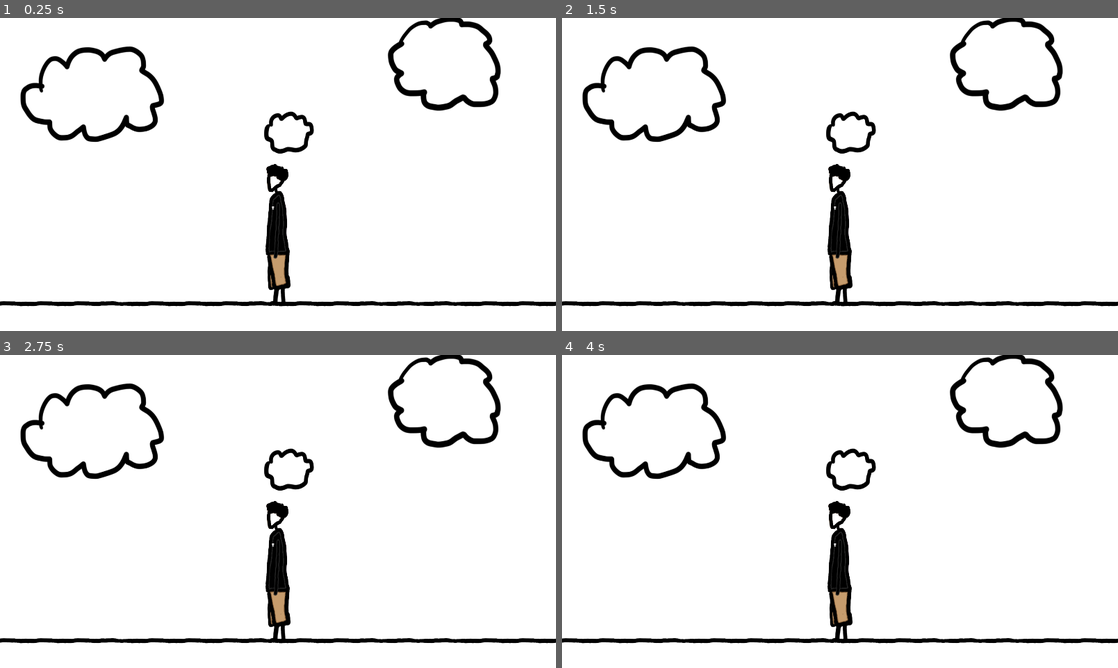
Above: before the commit, frames 1-4 (two rows, left to right).
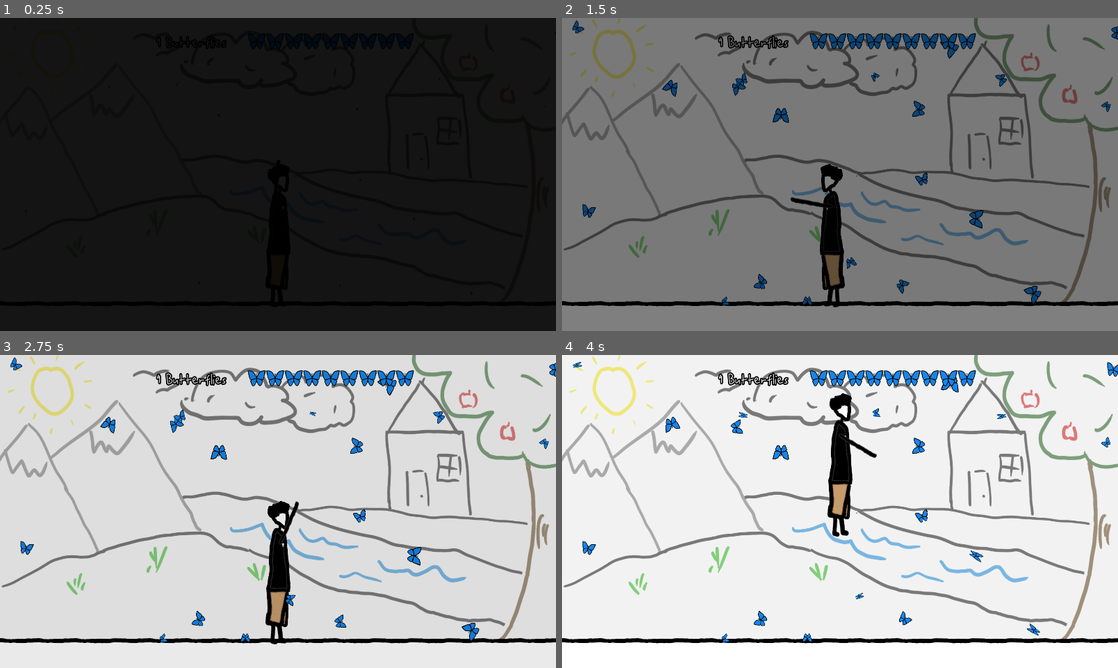
Above: after the commit, the same moments.

Repository: Wish-Granted/Godot-1st-Anniversary-Game
Game: Godot game, scene res://internal/butterflies/Scenes/game_butterfly.tscn
Two runs of this game, one before a commit and one after it. Both use one fixed random seed, a clock stepped at 60 frames per second and the inputs below. Before the commit the project starts from res://internal/butterflies/Scenes/game_butterfly_manager.tscn.
Inputs (mouse positions are in pixels of both pictures, inside the frame that each line leads up to):
- Up to frame 1 (0.25 s): no input
- Up to frame 2 (1.5 s): move the mouse to (962, 158) at 0.52 s; press the mouse at (962, 158) at 0.53 s; move the mouse to (728, 190) at 1.27 s; release the mouse at (728, 190) at 1.28 s; tap A (A) at 1.35 s
- Up to frame 3 (2.75 s): click (166, 527) at 1.55 s; move the mouse to (333, 442) at 2.02 s; press the mouse at (333, 442) at 2.03 s; tap D (D) at 2.1 s
- Up to frame 4 (4 s): move the mouse to (812, 574) at 2.77 s; release the mouse at (812, 574) at 2.78 s; click (812, 574) at 2.85 s; move the mouse to (1006, 558) at 3.52 s; press the mouse at (1006, 558) at 3.53 s; tap Space (Space) at 3.6 s

The runs differ from the first frame. In frame 1, 95% of the frame differs, in the area x 0-100%, y 0-100%; in frame 2, 98%; in frame 3, 90%; in frame 4, 16%.
Error before the commit: Invalid access to property or key 'sprite_arm' on a base object of type 'null instance'. (res://internal/butterflies/Scripts/butterfly.gd:3)

Commit message:
Small tweaks/ fixes/ testing
Add Player group to the game scene and project global_group for group-based lookup. Butterfly script now finds the player via group, follows the player's arm position, disables debug by default, and changes initial vacuum area state. Increase butterfly spawner wave size (testing) and adjust score/shop thresholds so shop buttons appear at >=10 and >=20 counts. Player arm behavior updated: force arm sprite update at start, use scale.x for flipping, always invoke arm movement (for testing), simplify collection so butterflies are picked up without requiring a click, and adjust arm scaling/rotation math. Minor intro text tweak and project main scene UID updated.

Diff:
--- a/internal/butterflies/Scenes/game_butterfly.tscn
+++ b/internal/butterflies/Scenes/game_butterfly.tscn
@@ -73,7 +73,7 @@
 
 [node name="TileMapLayer" parent="." unique_id=15807233 instance=ExtResource("5_roiwj")]
 
-[node name="Player" parent="." unique_id=1404434869 instance=ExtResource("3_pyjba")]
+[node name="Player" parent="." unique_id=1404434869 groups=["Player"] instance=ExtResource("3_pyjba")]
 position = Vector2(0, 405)
 
 [node name="Butterfly Spawner" parent="." unique_id=937437305 instance=ExtResource("4_t182p")]
--- a/internal/butterflies/Scripts/butterfly.gd
+++ b/internal/butterflies/Scripts/butterfly.gd
@@ -1,6 +1,4 @@
 extends RigidBody2D
-
-@onready var player_arm = $"../../Player".sprite_arm
 
 @onready var sprite_butterfly = $CollisionPolygon2D/AnimatedSprite2D
 @onready var collision_polygon = $CollisionPolygon2D
@@ -10,7 +8,9 @@
 @onready var movement_timer = $Timer_Movement
 @onready var rotation_timer = $Timer_Rotation
 
-var debug = true
+@onready var player_node = get_tree().get_nodes_in_group("Player")[0]
+
+var debug = false
 
 @export var min_size = 0.2 / 2.0 #size as a percentage of normal amount
 @export var max_size = 0.5 / 2.0 #divided by two as sprite is too big mann
@@ -31,7 +31,7 @@
 var butterfly_variation := "basic"
 # basic, basic_rizz, improved, improved_rizz, dylan
 
-var in_vacuum_area = true
+var in_vacuum_area = false
 
 func _ready() -> void:
 	sprite_butterfly.play("%s_idle" %butterfly_variation)
@@ -82,8 +82,8 @@
 
 			linear_velocity = linear_velocity.lerp(target_velocity, weight * delta)
 	else:
-		pass
-		#position = position.lerp(player_arm.position, 0.1)
+
+		global_position = global_position.lerp(player_node.sprite_arm.global_position, 0.01)
 
 func get_valid_rotation(min_rotation: int, max_rotation: int) -> int:
 	var new_rotation: int
--- a/internal/butterflies/Scripts/butterfly_spawner.gd
+++ b/internal/butterflies/Scripts/butterfly_spawner.gd
@@ -11,7 +11,7 @@
 var total_alive_butterflies := 0
 var total_butterflies_spawned := 0
 var time_between_waves := 5
-var number_of_butterflies_each_wave := 2
+var number_of_butterflies_each_wave := 20 # testing, default = 2
 var max_butterflies = number_of_butterflies_each_wave * 5
 
 var rizz_butterfly_chance := 0.0
--- a/internal/butterflies/Scripts/intro.gd
+++ b/internal/butterflies/Scripts/intro.gd
@@ -62,10 +62,6 @@
 	tween_arm_rotation = create_tween()
 	tween_arm_rotation.set_ease(Tween.EASE_IN_OUT)
 	tween_arm_rotation.tween_property(dylan_arm, "rotation_degrees", 0, 0.3)
-	await get_tree().create_timer(0.5).timeout
-
-	dylan_direction = 1
-
 	await get_tree().create_timer(1).timeout
 
 	tween_black_overlay = create_tween()
@@ -120,5 +116,5 @@
 var dylan_lines = [
 	"Bro our anniversary is coming up and i still dont know what to get francia...",
 	"Hmm, I always hear people talking about having butterflies in their stomach...",
-	"I know! I could give her some!"
+	"I know! I could get her some!"
 ]
--- a/internal/butterflies/Scripts/player.gd
+++ b/internal/butterflies/Scripts/player.gd
@@ -21,7 +21,7 @@
 const JUMP_VELOCITY = -1600
 
 func _ready() -> void:
-	update_arm_sprite(arm_level)
+	update_arm_sprite(0)#(arm_level)
 
 func _physics_process(delta: float) -> void:
 	if not is_on_floor():
@@ -37,11 +37,11 @@
 		sprite_body.play("run")
 		if direction == 1:
 			sprite_body.flip_h = true
-			sprite_arm.flip_h = true
+			sprite_arm.scale.x = -1 # flipped horizontally
 			sprite_arm.position.x = 4
 		else:
 			sprite_body.flip_h = false
-			sprite_arm.flip_h = false
+			sprite_arm.scale.x = 1
 			sprite_arm.position.x = -4
 
 		velocity.x = direction * SPEED
@@ -54,19 +54,20 @@
 
 func _process(_delta: float) -> void:
 
-	if Input.is_action_pressed("Left Click") and shop.visible == false:
-		do_arm_movement()
-	else:
-		sprite_arm.rotation_degrees = 0
-		if arm_level == 3:
-			sprite_arm.play("arm_3")
-			vacuum_suck_collider.disabled = true
+	#if Input.is_action_pressed("Left Click") and shop.visible == false:
+	do_arm_movement() # tab
+	#else:
+	#	sprite_arm.rotation_degrees = 0
+	#		if arm_level == 3:
+	#		sprite_arm.play("arm_3")
+	#		vacuum_suck_collider.disabled = true
 
 func do_arm_movement() -> void:
 	sprite_arm.look_at(get_global_mouse_position())
 	sprite_arm.rotation_degrees -= 92
 	if arm_level == 3:
 		sprite_arm.play("arm_3_active")
+		sprite_arm.rotation_degrees += 15
 		vacuum_suck_collider.disabled = false
 
 const ARM_RESTING_POSITION := -322
@@ -80,7 +81,7 @@
 
 func _on_arm_area_body_entered(body: Node2D) -> void:
 	print("player touched: ", body.name)
-	if "butterfly" in body.name and Input.is_action_pressed("Left Click") and shop.visible == false:
+	if "butterfly" in body.name and shop.visible == false:# and Input.is_action_pressed("Left Click")
 		if body.get_meta("improved") == true or body.get_meta("dylan") == true:
 			score_bar.update_score(10)
 		else:
@@ -88,13 +89,13 @@
 		butterfly_spawner.total_alive_butterflies -= 1
 		body.queue_free()
 
-func update_arm_sprite(new_arm_level: int) -> void:
+func update_arm_sprite(new_arm_level = arm_level) -> void:
 	arm_level = new_arm_level
 	sprite_arm.scale = Vector2(1,1)
 	if arm_level >= 2:
 		sprite_arm.scale = Vector2(1,1.5)
 
-	sprite_arm.scale += Vector2(0,0.5) * arm_scale_level
+	sprite_arm.scale += Vector2(0,0.1) * arm_scale_level
 	sprite_arm.play("arm_%s" %arm_level)
 	animation_player_arm_collision.play("arm_%s" %arm_level)
 
--- a/internal/butterflies/Scripts/score_bar.gd
+++ b/internal/butterflies/Scripts/score_bar.gd
@@ -14,7 +14,7 @@
 var float_font_scale = 1.0
 
 func _ready() -> void:
-	update_score(9)
+	update_score(9) # testing
 
 func update_score(delta_butterflies: int) -> int:
 	# 1. Add/ remove icons
@@ -53,9 +53,9 @@
 			butterfly_counter.label_settings.outline_size = 16*float_font_scale
 			self.scale *= Vector2(0.999,0.999)
 
-	if current_butterfly_count == 10:
+	if current_butterfly_count >= 10 and current_butterfly_count < 20:
 		shop_buttons.show_shop_button("arm")
-	elif current_butterfly_count == 20:
+	elif current_butterfly_count >= 20:
 		shop_buttons.show_shop_button("butterfly")
 
 	return current_butterfly_count
--- a/project.godot
+++ b/project.godot
@@ -11,7 +11,7 @@
 [application]
 
 config/name="Anniversary V1 Pre Marriage"
-run/main_scene="uid://djvk54i1nt03n"
+run/main_scene="uid://ibglkisvklgk"
 config/features=PackedStringArray("4.6", "Forward Plus")
 config/icon="res://icon.svg"
 
@@ -19,8 +19,11 @@
 
 window/size/viewport_width=1920
 window/size/viewport_height=1080
-window/size/mode=2
 window/stretch/mode="viewport"
+
+[global_group]
+
+Player=""
 
 [input]
 
Not shown, changed: .gitignore
